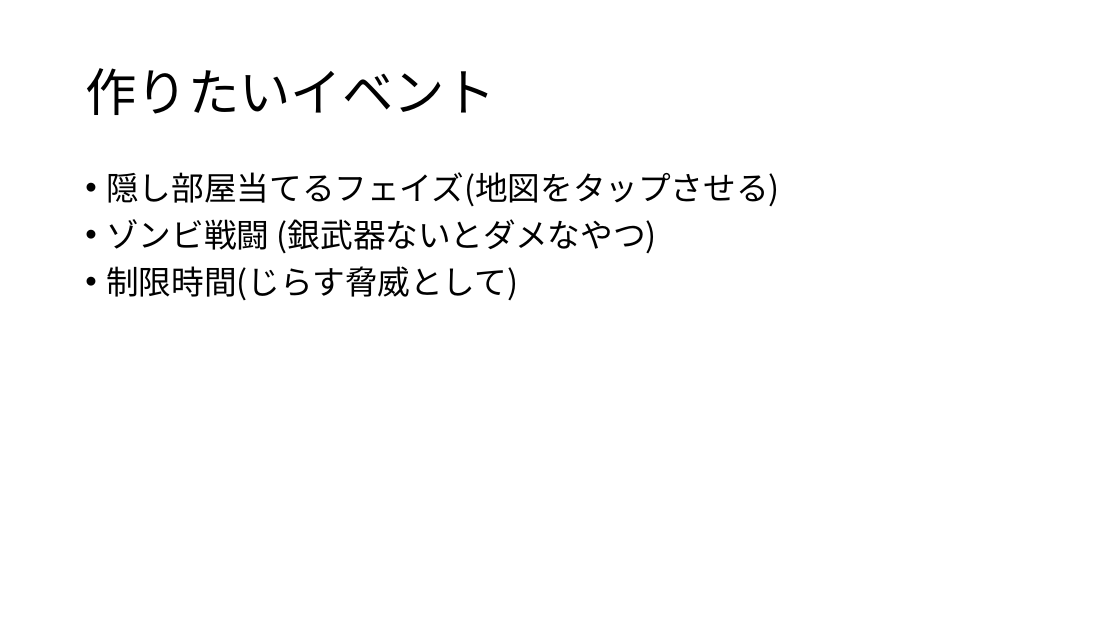
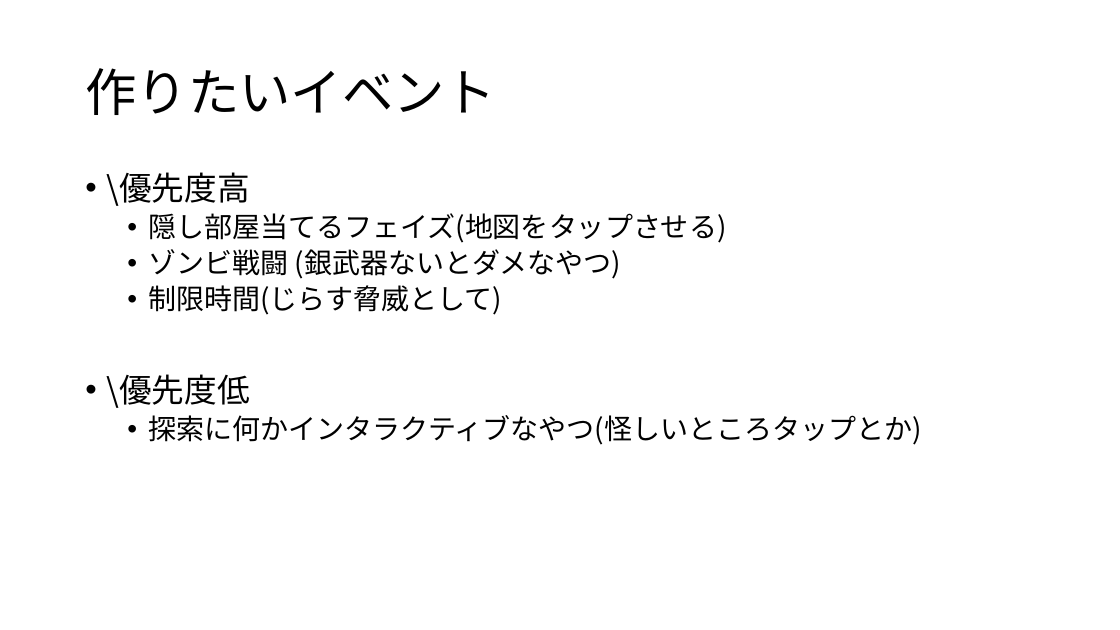
Before and after one commit to sumogri/ExitWith, a slide deck: slide 20 of Unity1week企画.pptx. Drawn at 1120x630 pixels with LibreOffice and Linux fonts; fonts in the diff are those of the drawing. Boxes give left, top, right and bottom in pixels: in the first picture for what was removed or moved away, otherwise in the second. Text is boxed around its words. In the diff, an @@ line names an element or a change of style, - is before the commit and + after.

```diff
--- a/Unity1week企画.pptx
+++ b/Unity1week企画.pptx
@@ text at box(106, 172, 249, 206): paragraph added @@
+• \優先度高
@@ text at box(148, 213, 726, 315): size 28 to 24 pt in "隠し部屋当てるフェイズ(地図をタップさせる)", "ゾンビ戦闘 (銀武器ないとダメなやつ)", "制限時間(じらす脅威として)"; list level 1 to 2 in "隠し部屋当てるフェイズ(地図をタップさせる)"; list level 1 to 2 in "ゾンビ戦闘 (銀武器ないとダメなやつ)"; list level 1 to 2 in "制限時間(じらす脅威として)" @@
@@ text at box(106, 374, 921, 445): paragraphs added @@
+• \優先度低
+  • 探索に何かインタラクティブなやつ(怪しいところタップとか)
```
Also in this commit, not shown: 1 slide added, 12 other files.
